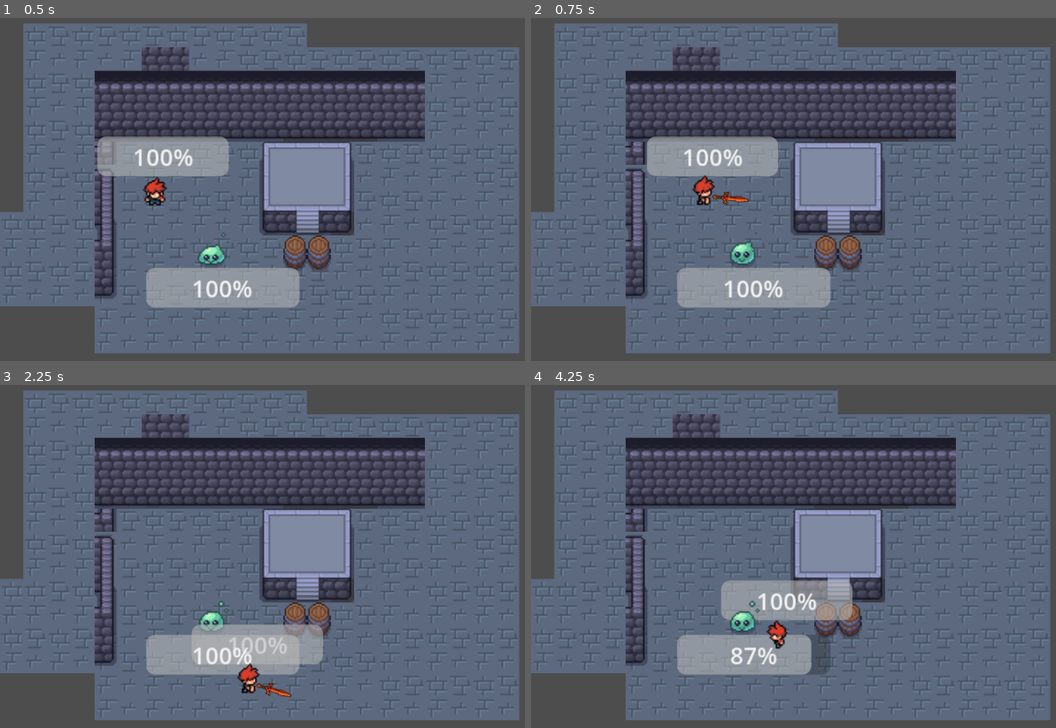
Above: before the commit, frames 1-4 (two rows, left to right).
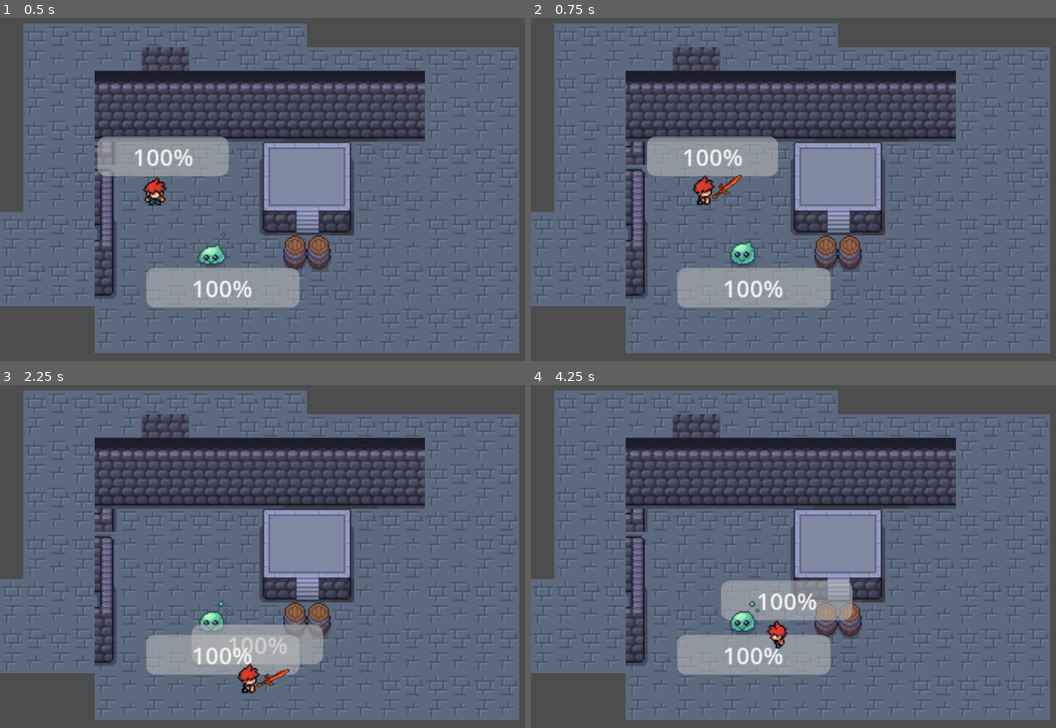
Above: after the commit, the same moments.

Repository: admiralbolt/number-go-up
Game: Godot game, scene res://test/Playground.tscn
Same seed, same stepped clock (60 frames per second), same inputs: the game is played once before the commit and once after it. This scene is started directly instead of the project's main scene.
Inputs:
- Up to frame 1 (0.5 s): no input
- Up to frame 2 (0.75 s): hold D (right) from 0.53 s (still down); tap J (attack) at 0.6 s
- Up to frame 3 (2.25 s): tap Space (roll) at 0.8, 1.35 s; release D (right) at 1.28 s; hold S (down) 1.28-2.03 s; tap J (attack) at 1.55, 2.1 s; hold D (right) from 2.03 s (still down)
- Up to frame 4 (4.25 s): tap Space (roll) at 2.3, 2.85, 3.8 s; release D (right) at 2.78 s; hold W (up) 2.78-3.53 s; tap J (attack) at 3.05, 3.6 s; hold A (left) from 3.53 s (still down)

Frame 1 is identical in both runs. In frame 2, 0.2% of the frame differs, in the area x 34-42%, y 45-55%; in frame 3, 0.2%; in frame 4, 0.8%, in the area x 36-58%, y 72-85%.

Commit message:
8 directional attacking + animation cancelling on hit.

Diff:
--- a/main_character/player_attack_state.gd
+++ b/main_character/player_attack_state.gd
@@ -7,12 +7,19 @@
 
 func _init() -> void:
   self.state_name = NAME
+  self.self_loop = true
 
 func can_exit(next_state: State) -> bool:
-  if attack_timer <= 0:
+  if self.attack_timer <= 0:
     return true
 
-  return attack_timer <= (PlayerAnimator.ANIMATION_DURATION["attack"] * 0.4) and next_state.state_name in [PlayerRollState.NAME]
+  if self.attack_timer >= (PlayerAnimator.ANIMATION_DURATION["attack"] * 0.4):
+    return false
+
+  if next_state.state_name == PlayerRollState.NAME:
+    return true
+
+  return self.state_machine.player.weapon.hit_box.has_hit() and next_state.state_name == PlayerAttackState.NAME
 
 func on_enter() -> void:
   self.attack_timer = PlayerAnimator.ANIMATION_DURATION["attack"]
@@ -25,10 +32,14 @@
   self.state_machine.player.animation_player.stop()
   self.state_machine.player.weapon.animator.stop()
   self.state_machine.player.weapon.animator.weapon.visible = false
-  self.state_machine.player.weapon.hit_box.disable()
+  self.state_machine.player.weapon.hit_box.reset()
 
 func process(delta: float) -> String:
   self.attack_timer -= delta
+  if self.attack_timer <= (PlayerAnimator.ANIMATION_DURATION["attack"] * 0.4):
+    self.state_machine.player.weapon.hit_box.disable()
+    self.state_machine.player.weapon.animator.weapon.visible = false
+
   if self.attack_timer > 0:
     return State.NULL_STATE
 
--- a/main_character/weapon_animator.gd
+++ b/main_character/weapon_animator.gd
@@ -11,14 +11,14 @@
 # this manually / semi-randomly to see what's what.
 var POSITIONS: Dictionary[String, KeyFrameDataList] = {
   "down": KeyFrameDataList.new([
-    KeyFrameData.new(Vector2(-4.1, 1.7), MathUtil.degrees_to_radians(-90)),
-    KeyFrameData.new(Vector2(0.5, 4.6), MathUtil.degrees_to_radians(-135)),
-    KeyFrameData.new(Vector2(5.1, 7.5), MathUtil.degrees_to_radians(-180)),
-    KeyFrameData.new(Vector2(5.1, 7.5), MathUtil.degrees_to_radians(-180)),
-    KeyFrameData.new(Vector2(5.1, 7.5), MathUtil.degrees_to_radians(-180)),
-    KeyFrameData.new(Vector2(5.1, 7.5), MathUtil.degrees_to_radians(-180)),
-    KeyFrameData.new(Vector2(5.1, 7.5), MathUtil.degrees_to_radians(-180)),
-    KeyFrameData.new(Vector2(5.1, 7.5), MathUtil.degrees_to_radians(-180)),
+    KeyFrameData.new(Vector2(-4.1, 1.7), MathUtil.degrees_to_radians(-135)),
+    KeyFrameData.new(Vector2(0.5, 4.6), MathUtil.degrees_to_radians(-180)),
+    KeyFrameData.new(Vector2(5.1, 7.5), MathUtil.degrees_to_radians(-225)),
+    KeyFrameData.new(Vector2(5.1, 7.5), MathUtil.degrees_to_radians(-225)),
+    KeyFrameData.new(Vector2(5.1, 7.5), MathUtil.degrees_to_radians(-225)),
+    KeyFrameData.new(Vector2(5.1, 7.5), MathUtil.degrees_to_radians(-225)),
+    KeyFrameData.new(Vector2(5.1, 7.5), MathUtil.degrees_to_radians(-225)),
+    KeyFrameData.new(Vector2(5.1, 7.5), MathUtil.degrees_to_radians(-225)),
   ]),
   "downleft": KeyFrameDataList.new([
     KeyFrameData.new(Vector2(-4.1, 1.7), MathUtil.degrees_to_radians(-90)),
@@ -31,14 +31,14 @@
     KeyFrameData.new(Vector2(5.1, 7.5), MathUtil.degrees_to_radians(-180)),
   ]),
   "left": KeyFrameDataList.new([
-    KeyFrameData.new(Vector2(0, -6.5), MathUtil.degrees_to_radians(0)),
-    KeyFrameData.new(Vector2(-3.05, -2.4), MathUtil.degrees_to_radians(-45)),
-    KeyFrameData.new(Vector2(-6.1, 1.7), MathUtil.degrees_to_radians(-90)),
-    KeyFrameData.new(Vector2(-6.1, 1.7), MathUtil.degrees_to_radians(-90)),
-    KeyFrameData.new(Vector2(-6.1, 1.7), MathUtil.degrees_to_radians(-90)),
-    KeyFrameData.new(Vector2(-6.1, 1.7), MathUtil.degrees_to_radians(-90)),
-    KeyFrameData.new(Vector2(-6.1, 1.7), MathUtil.degrees_to_radians(-90)),
-    KeyFrameData.new(Vector2(-6.1, 1.7), MathUtil.degrees_to_radians(-90)),
+    KeyFrameData.new(Vector2(0, -6.5), MathUtil.degrees_to_radians(-45)),
+    KeyFrameData.new(Vector2(-3.05, -2.4), MathUtil.degrees_to_radians(-90)),
+    KeyFrameData.new(Vector2(-6.1, 1.7), MathUtil.degrees_to_radians(-135)),
+    KeyFrameData.new(Vector2(-6.1, 1.7), MathUtil.degrees_to_radians(-135)),
+    KeyFrameData.new(Vector2(-6.1, 1.7), MathUtil.degrees_to_radians(-135)),
+    KeyFrameData.new(Vector2(-6.1, 1.7), MathUtil.degrees_to_radians(-135)),
+    KeyFrameData.new(Vector2(-6.1, 1.7), MathUtil.degrees_to_radians(-135)),
+    KeyFrameData.new(Vector2(-6.1, 1.7), MathUtil.degrees_to_radians(-135)),
   ]),
   "upleft": KeyFrameDataList.new([
     KeyFrameData.new(Vector2(0, -6.5), MathUtil.degrees_to_radians(0)),
@@ -51,14 +51,14 @@
     KeyFrameData.new(Vector2(-6.1, 1.7), MathUtil.degrees_to_radians(-90)),
   ]),
   "up": KeyFrameDataList.new([
-    KeyFrameData.new(Vector2(4.1, -1.7), MathUtil.degrees_to_radians(90)),
-    KeyFrameData.new(Vector2(-0.5, -4.6), MathUtil.degrees_to_radians(45)),
-    KeyFrameData.new(Vector2(-5.1, -7.5), MathUtil.degrees_to_radians(0)),
-    KeyFrameData.new(Vector2(-5.1, -7.5), MathUtil.degrees_to_radians(0)),
-    KeyFrameData.new(Vector2(-5.1, -7.5), MathUtil.degrees_to_radians(0)),
-    KeyFrameData.new(Vector2(-5.1, -7.5), MathUtil.degrees_to_radians(0)),
-    KeyFrameData.new(Vector2(-5.1, -7.5), MathUtil.degrees_to_radians(0)),
-    KeyFrameData.new(Vector2(-5.1, -7.5), MathUtil.degrees_to_radians(0)),
+    KeyFrameData.new(Vector2(4.1, -1.7), MathUtil.degrees_to_radians(45)),
+    KeyFrameData.new(Vector2(-0.5, -4.6), MathUtil.degrees_to_radians(0)),
+    KeyFrameData.new(Vector2(-5.1, -7.5), MathUtil.degrees_to_radians(-45)),
+    KeyFrameData.new(Vector2(-5.1, -7.5), MathUtil.degrees_to_radians(-45)),
+    KeyFrameData.new(Vector2(-5.1, -7.5), MathUtil.degrees_to_radians(-45)),
+    KeyFrameData.new(Vector2(-5.1, -7.5), MathUtil.degrees_to_radians(-45)),
+    KeyFrameData.new(Vector2(-5.1, -7.5), MathUtil.degrees_to_radians(-45)),
+    KeyFrameData.new(Vector2(-5.1, -7.5), MathUtil.degrees_to_radians(-45)),
   ]),
   "upright": KeyFrameDataList.new([
     KeyFrameData.new(Vector2(4.1, -1.7), MathUtil.degrees_to_radians(90)),
@@ -71,14 +71,14 @@
     KeyFrameData.new(Vector2(-5.1, -7.5), MathUtil.degrees_to_radians(0)),
   ]),
   "right": KeyFrameDataList.new([
-    KeyFrameData.new(Vector2(2, 5.5), MathUtil.degrees_to_radians(180)),
-    KeyFrameData.new(Vector2(5.05, 2.4), MathUtil.degrees_to_radians(135)),
-    KeyFrameData.new(Vector2(7.1, 0.8), MathUtil.degrees_to_radians(90)),
-    KeyFrameData.new(Vector2(7.1, 0.8), MathUtil.degrees_to_radians(90)),
-    KeyFrameData.new(Vector2(7.1, 0.8), MathUtil.degrees_to_radians(90)),
-    KeyFrameData.new(Vector2(7.1, 0.8), MathUtil.degrees_to_radians(90)),
-    KeyFrameData.new(Vector2(7.1, 0.8), MathUtil.degrees_to_radians(90)),
-    KeyFrameData.new(Vector2(7.1, 0.8), MathUtil.degrees_to_radians(90)),
+    KeyFrameData.new(Vector2(2, 5.5), MathUtil.degrees_to_radians(135)),
+    KeyFrameData.new(Vector2(5.05, 2.4), MathUtil.degrees_to_radians(90)),
+    KeyFrameData.new(Vector2(7.1, 0.8), MathUtil.degrees_to_radians(45)),
+    KeyFrameData.new(Vector2(7.1, 0.8), MathUtil.degrees_to_radians(45)),
+    KeyFrameData.new(Vector2(7.1, 0.8), MathUtil.degrees_to_radians(45)),
+    KeyFrameData.new(Vector2(7.1, 0.8), MathUtil.degrees_to_radians(45)),
+    KeyFrameData.new(Vector2(7.1, 0.8), MathUtil.degrees_to_radians(45)),
+    KeyFrameData.new(Vector2(7.1, 0.8), MathUtil.degrees_to_radians(45)),
   ]),
   "downright": KeyFrameDataList.new([
     KeyFrameData.new(Vector2(2, 5.5), MathUtil.degrees_to_radians(180)),
--- a/util/hit_box.gd
+++ b/util/hit_box.gd
@@ -13,18 +13,24 @@
     return
 
   var hurt_box_owner = area.owner
-  if hit_log:
-    if hit_log.has_hit(hurt_box_owner):
+  if self.hit_log:
+    if self.hit_log.has_hit(hurt_box_owner):
       return
-    hit_log.log_hit(hurt_box_owner)
+    self.hit_log.log_hit(hurt_box_owner)
 
-  area.receive_hit(owner.stats.base_strength * 2.5)
+  area.receive_hit(self.owner.stats.base_strength * 2.5)
 
 
 func enable() -> void:
-  monitoring = true
-  hit_log = HitLog.new()
+  self.monitoring = true
+  self.hit_log = HitLog.new()
 
 func disable() -> void:
-  monitoring = false
-  hit_log = null
+  self.monitoring = false
+
+func reset() -> void:
+  self.monitoring = false
+  self.hit_log = null
+
+func has_hit() -> bool:
+  return self.hit_log and self.hit_log.hits.size() > 0
--- a/util/hit_log.gd
+++ b/util/hit_log.gd
@@ -1,9 +1,9 @@
 class_name HitLog extends RefCounted
 
-var hit_log: Array[Node] = []
+var hits: Array[Node] = []
 
 func has_hit(node: Node) -> bool:
-  return node in hit_log
+  return node in hits
 
 func log_hit(node: Node) -> void:
-  hit_log.append(node)
+  hits.append(node)
--- a/util/state.gd
+++ b/util/state.gd
@@ -3,6 +3,9 @@
 static var NULL_STATE: String = "this_should_never_be_a_real_state_name"
 
 @export var state_name: String = ""
+# If self_loop is true, the state machine will allow transitions from this
+# state to itself.
+@export var self_loop: bool = false
 
 var state_machine: StateMachine
 
--- a/util/state_machine.gd
+++ b/util/state_machine.gd
@@ -26,11 +26,13 @@
 
 
 func change_state(new_state_name: String) -> void:
-  var new_state: State = state_map.get(new_state_name)
-  if new_state == null or new_state == current_state or not current_state.can_exit(new_state) or not new_state.can_enter(current_state):
+  var new_state: State = self.state_map.get(new_state_name)
+  if new_state == null:
     return
 
-  # print("Changing state from %s to %s" % [current_state.state_name, new_state.state_name])
+  if new_state == null or (new_state == current_state and not new_state.self_loop) or not current_state.can_exit(new_state) or not new_state.can_enter(current_state):
+    return
+
   current_state.on_exit()
   new_state.on_enter()
   prev_state = current_state
